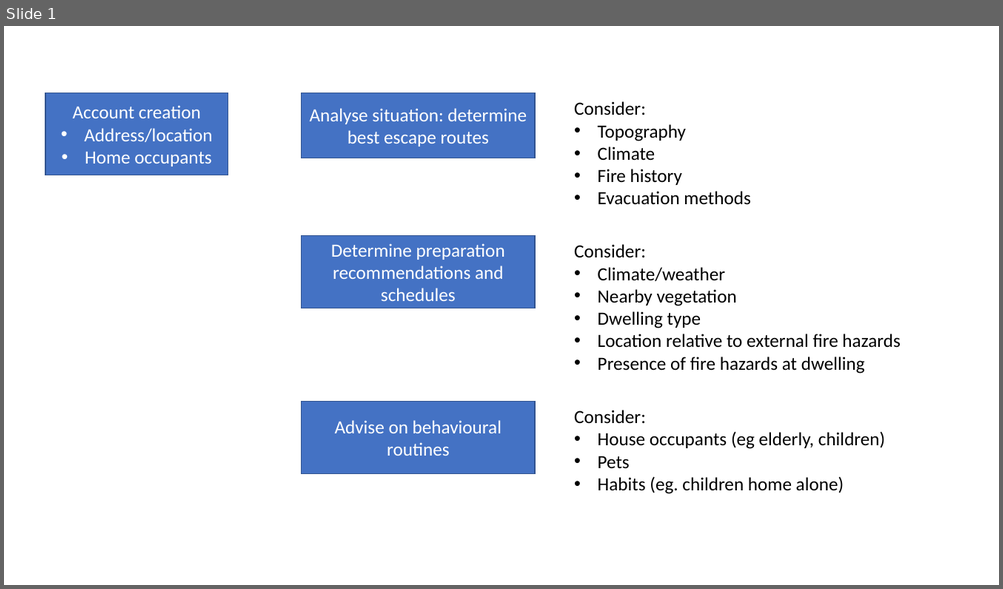
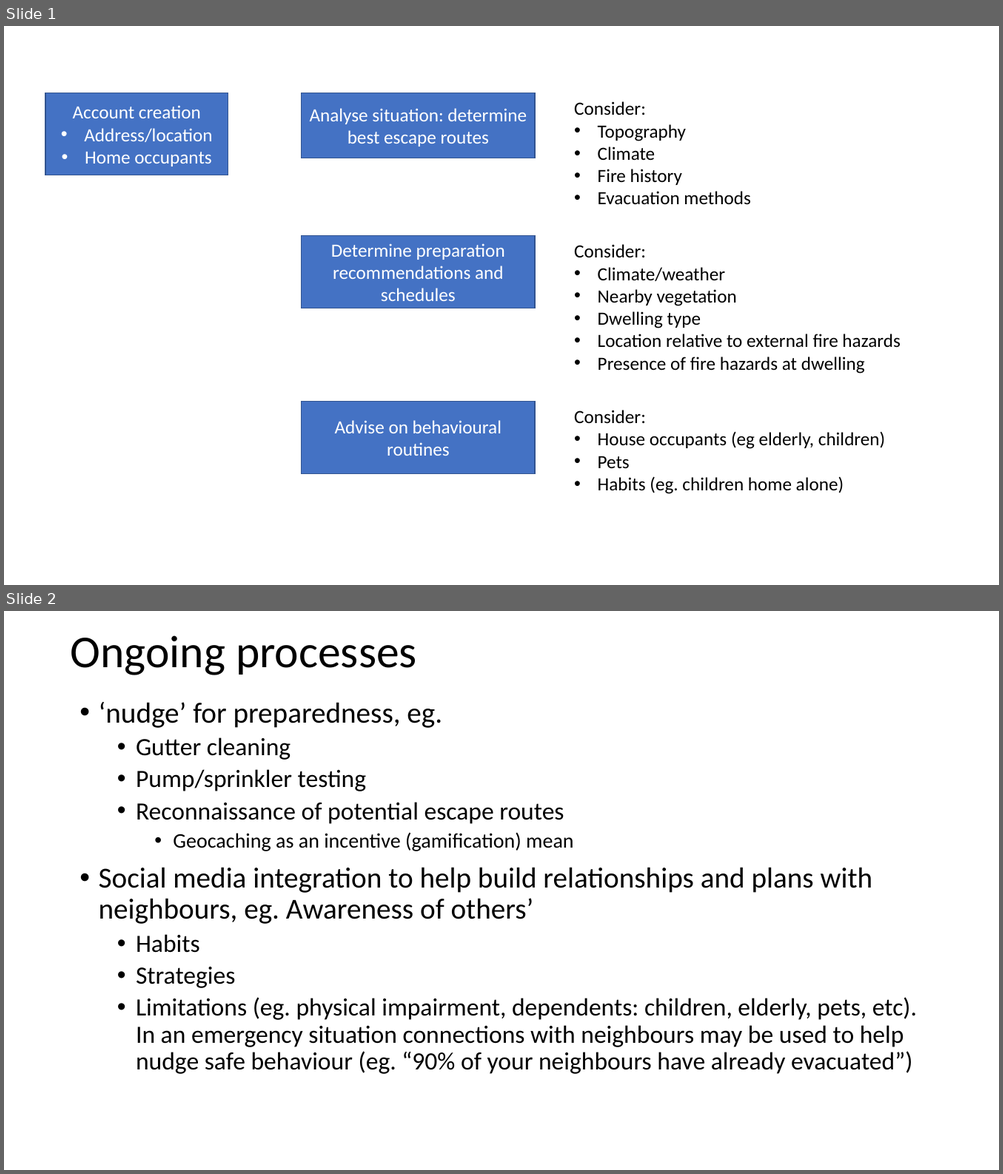
Before and after one commit to jesstheaussie/readyaimfire, a slide deck: flowDiagrams.pptx. Shown one above the other, each under a label of ours: slide 1 before the commit, slides 1 and 2 after it. The pictures are 1003x589 and 1003x1174 pixels, drawn with LibreOffice and Linux fonts; fonts in the diff are those of the drawing. Boxes give left, top, right and bottom in pixels: in the first picture for what was removed or moved away, otherwise in the second. Text is boxed around its words. In the diff, an @@ line names an element or a change of style, - is before the commit and + after.

Commit message:
add ongoing processes and in-emergency tabs

```diff
--- a/flowDiagrams.pptx
+++ b/flowDiagrams.pptx
@@ slide 2 added at [4, 611, 999, 1170], background #FFFFFF @@
@@ title added at [71, 635, 417, 675], 44 pt, text #000000 @@
+Ongoing processes
@@ text added at [99, 702, 916, 1074], 24 pt, text #000000 @@
+• ‘nudge’ for preparedness, eg.
+  • Gutter cleaning
+  • Pump/sprinkler testing
+  • Reconnaissance of potential escape routes
+    • Geocaching as an incentive (gamification) mean
+• Social media integration to help build relationships and plans with neighbours, eg. Awareness of others’
+  • Habits
+  • Strategies
+  • Limitations (eg. physical impairment, dependents: children, elderly, pets, etc). In an emergency situation connections with neighbours may be used to help nudge safe behaviour (eg. “90% of your neighbours have already evacuated”)
```
Also in this commit, not shown: 1 other slide added.
